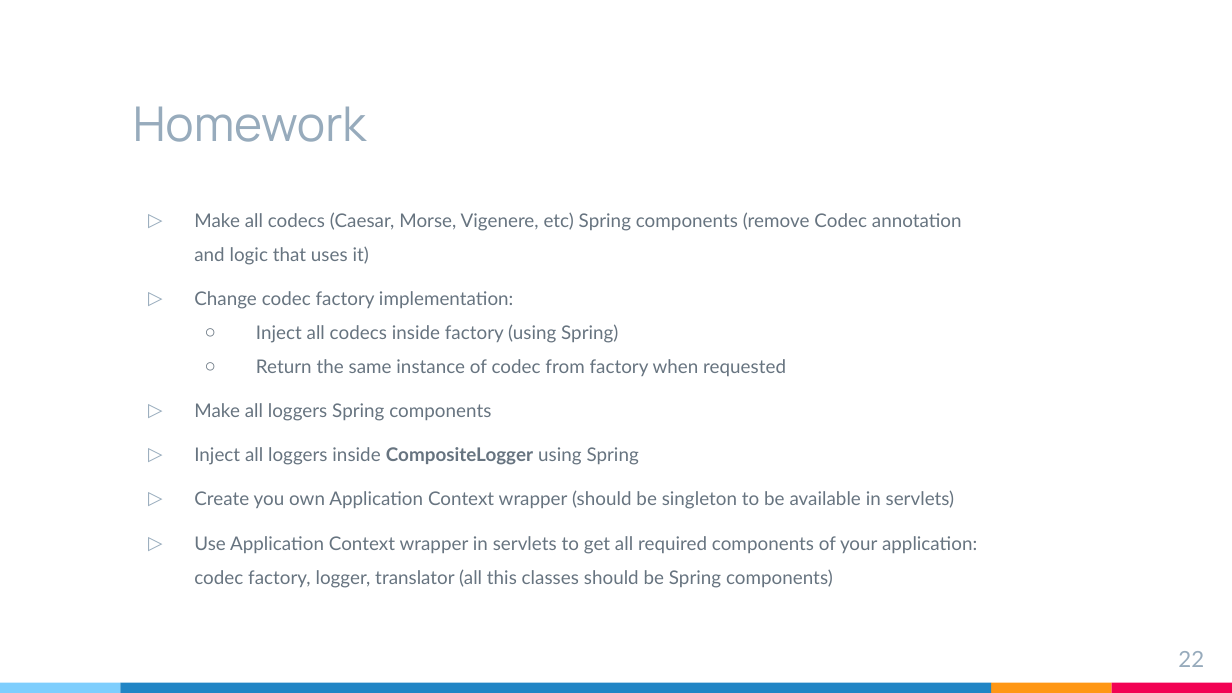
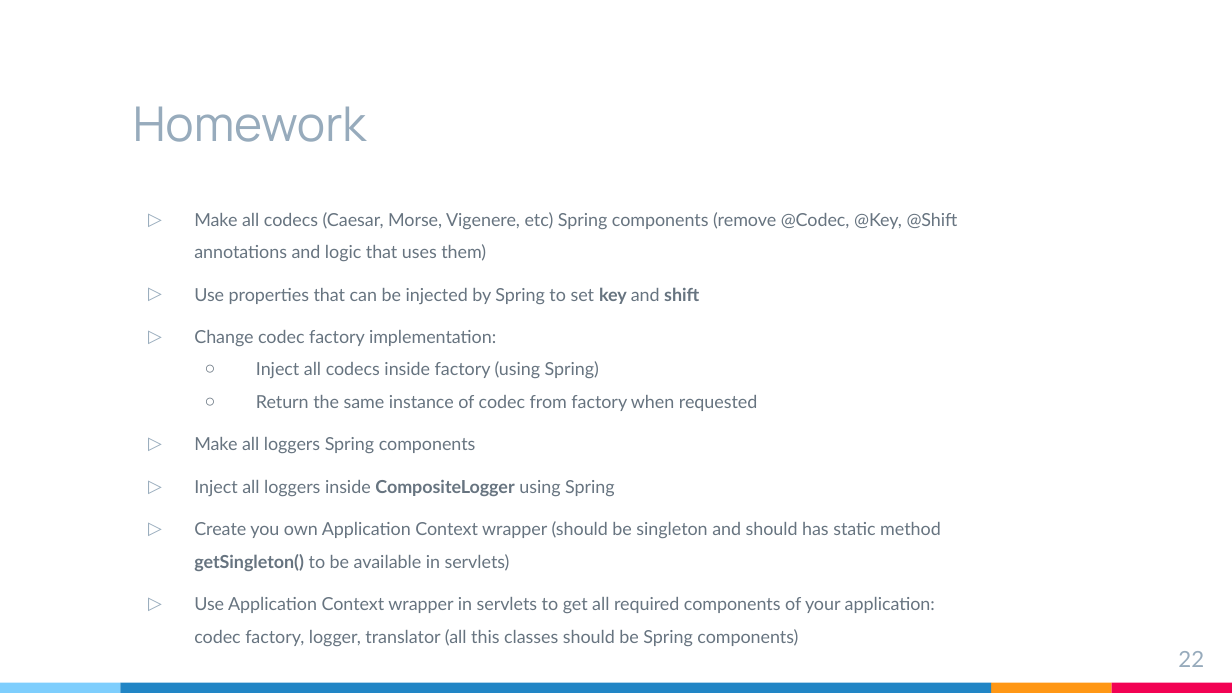
Before and after one commit to brahinets/GeekHub-J4W-9, a slide deck: slide 22 of Lectures/Lesson 16 - Spring Framework.pptx. Drawn at 1232x693 pixels with LibreOffice and Linux fonts; fonts in the diff are those of the drawing. Boxes give left, top, right and bottom in pixels: in the first picture for what was removed or moved away, otherwise in the second. Text is boxed around its words. In the diff, an @@ line names an element or a change of style, - is before the commit and + after.

Commit message:
L16 Added homework details

```diff
--- a/Lectures/Lesson 16 - Spring Framework.pptx
+++ b/Lectures/Lesson 16 - Spring Framework.pptx
@@ text at [194,212,958,304]: text changed; size 11 to 10.5 pt @@
-▷ Make all codecs (Caesar, Morse, Vigenere, etc) Spring components (remove Codec annotation and logic that uses it)
+▷ Make all codecs (Caesar, Morse, Vigenere, etc) Spring components (remove @Codec, @Key, @Shift annotations and logic that uses them)
+▷ Use properties that can be injected by Spring to set key and shift
@@ text at [194,330,935,646]: size 11 to 10.5 pt in "Change codec factory implementation:", "Inject all codecs inside factory (using Spring)", "Return the same instance of codec from ...", "Make all loggers Spring components" and 2 more places @@
@@ text at [194,521,941,571]: text changed; size 11 to 10.5 pt @@
-▷ Create you own Application Context wrapper (should be singleton to be available in servlets)
+▷ Create you own Application Context wrapper (should be singleton and should has static method getSingleton() to be available in servlets)
```
